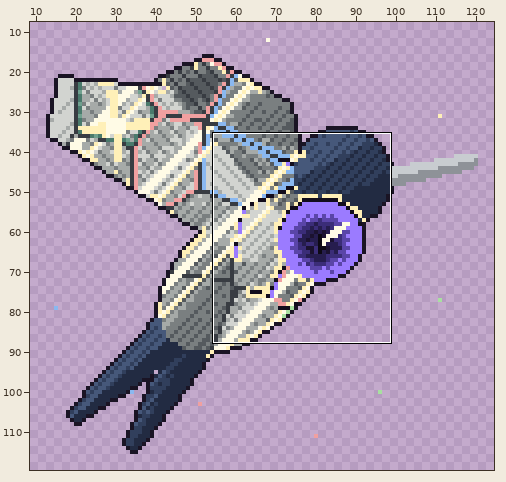
Pixel-art file -- tools/art/creatures/glare_arquetipo/glare_arquetipo_portrait.aseprite. Above: a wide view before the commit, with the close-up outlined.
Close-up. Before the edit:
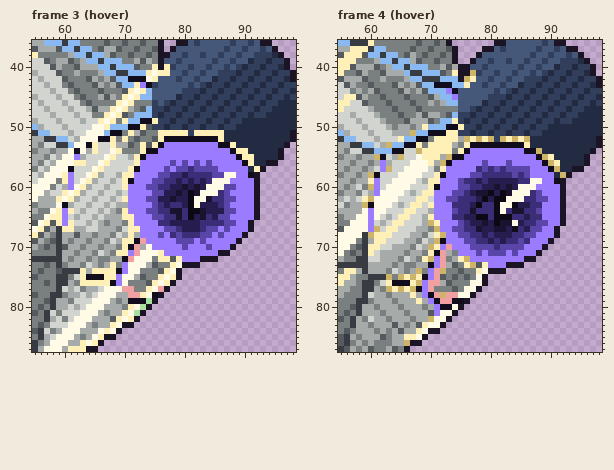
128x128 pixels, 4 frames. Colours within 5 levels of each other are drawn and written as one. Shown: frame 3 (hover): x 55..98, y 36..87; frame 4 (hover): x 55..98, y 36..87. The wide view leaves out empty margins. The commit also changed other frames or places, which this record leaves out.
New version:
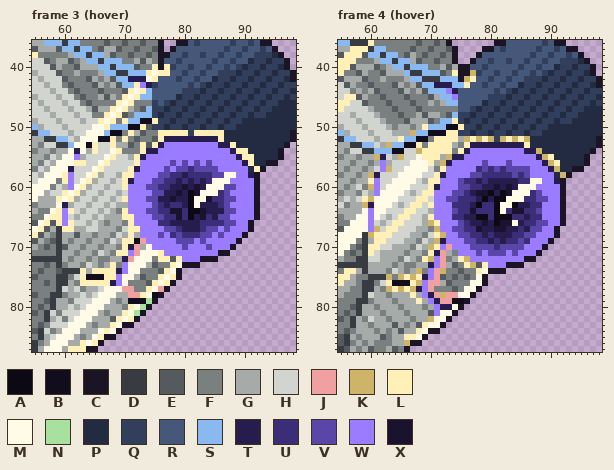
Palette (. is transparent): A #0d0914  B #120d1c  C #1a1424  D #383c42  E #555a5e  F #7a7f80  G #a6aaa8  H #d2d4d0  J #f0a0a0  K #cdb468  L #fff0b8  M #fffbe6  N #a8e0a0  P #222b42  Q #313f5c  R #46587a  S #8ab8f0  T #261d4e  U #3b2d78  V #5a45a8  W #9b7bff  X #1b1230
From old to new:
Frame 3 (hover), layer "corpo":
Colour T replaces colour B in row 42 at x 71 to 73; in row 43 at x 74; in row 52 at x 77 to 85; in row 53 at x 76 and 86 to 87; in row 54 at x 62, 74 to 75 and 88; in row 55 at x 73 and 89.
Colour T replaces colour B in row 56 at x 90; in row 57 at x 61 and 72; in row 58 at x 91; in row 59 at x 71; in row 63 at x 60; in row 70 at x 71.
Colour T replaces colour B in row 72 at x 70; in row 74 at x 69; in row 76 at x 68.
Frame 4 (hover), layer "corpo":
Colour T replaces colour B in row 43 at x 71 to 73; in row 44 at x 74; in row 53 at x 77 to 85; in row 54 at x 76 and 86 to 87; in row 55 at x 62, 74 to 75 and 88; in row 56 at x 73 and 89.
Colour T replaces colour B in row 57 at x 90; in row 58 at x 61 and 72; in row 59 at x 91; in row 60 at x 71; in row 63 at x 60; in row 67 at x 84.
Colour T replaces colour B in row 69 at x 72; in row 71 at x 71; in row 73 at x 70; in row 75 at x 69; in row 77 at x 68; in row 78 at x 70.
Colour T replaces colour B in row 79 at x 71; in row 80 at x 72 to 73.
